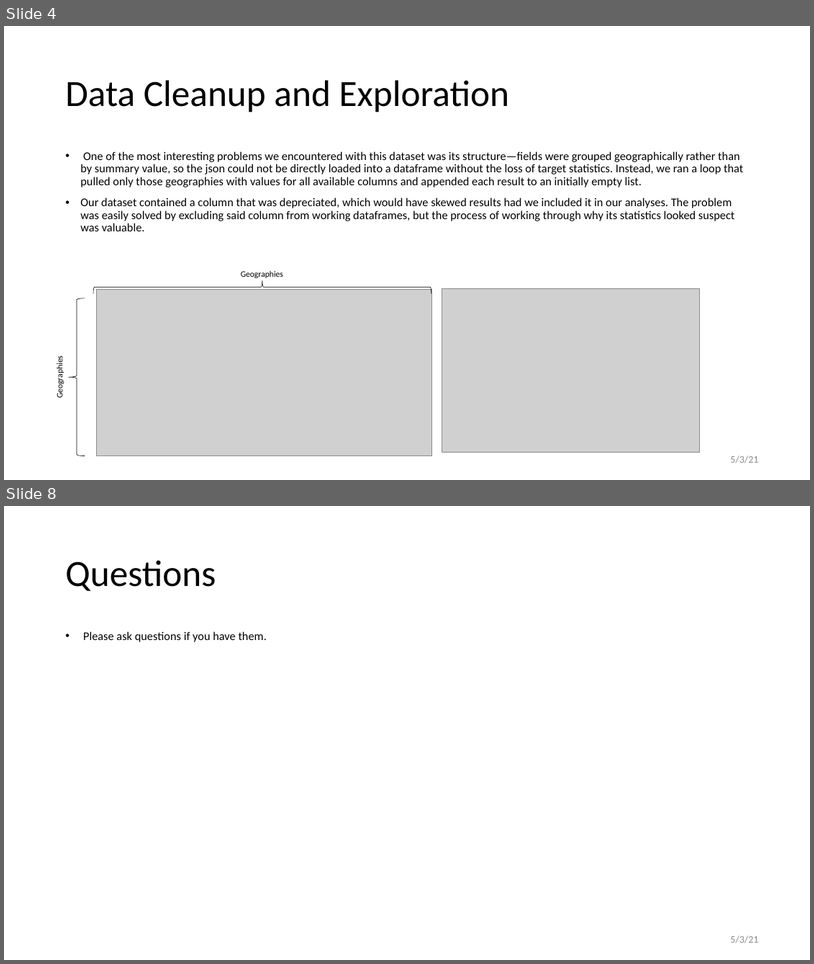
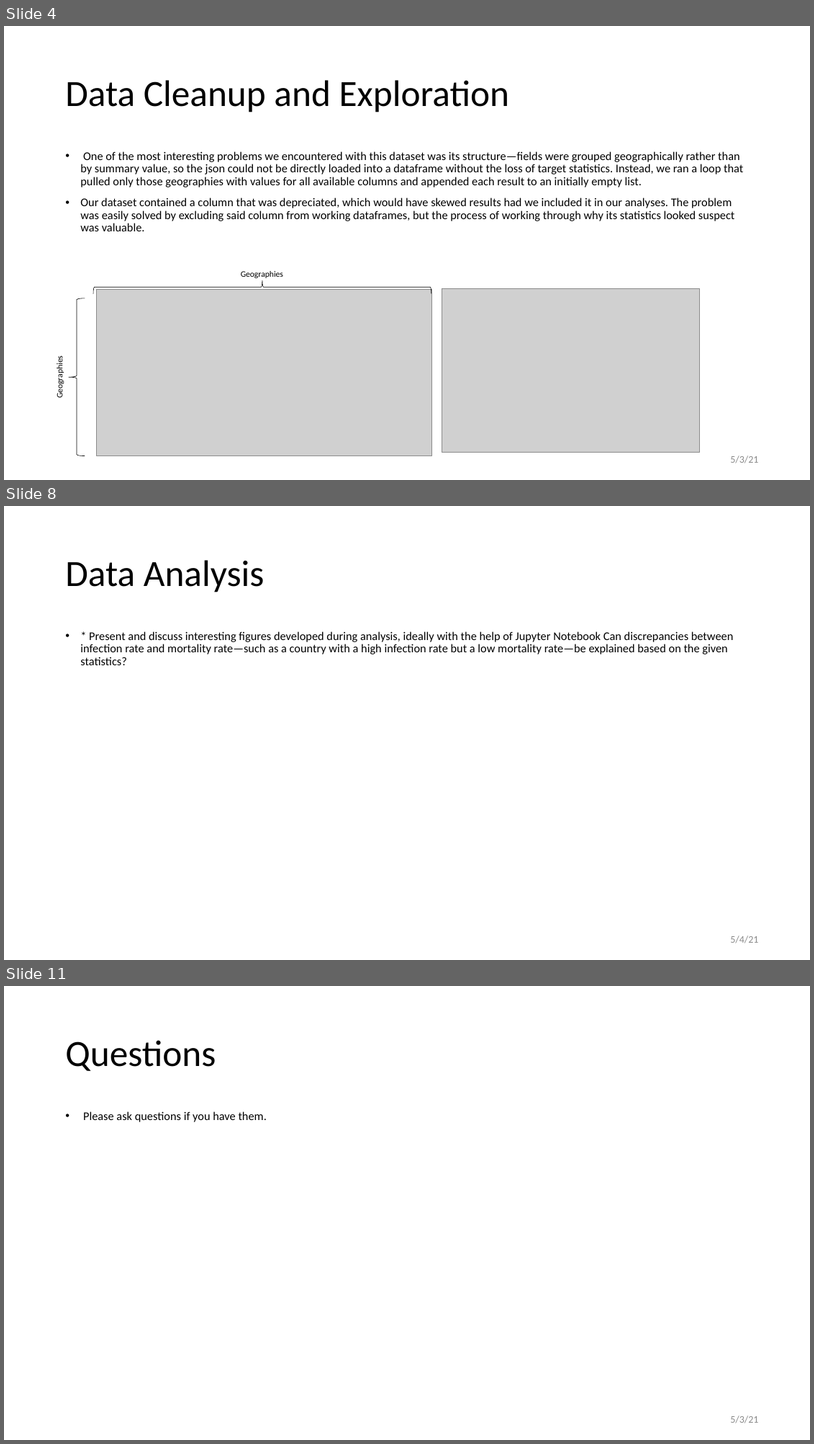
Before and after one commit to grantbot/Project-1, a slide deck: Presentation.pptx. Shown one above the other, each under a label of ours: slides 4 and 8 before the commit, slides 4, 8 and 11 after it; the slides between them are not shown. The pictures are 814x964 and 814x1444 pixels, drawn with LibreOffice and Linux fonts; fonts in the diff are those of the drawing; grey boxes stand for pictures; background and template pictures are left out. Boxes give left, top, right and bottom in pixels: in the first picture for what was removed or moved away, otherwise in the second. Text is boxed around its words. In the diff, an @@ line names an element or a change of style, - is before the commit and + after.

```diff
--- a/Presentation.pptx
+++ b/Presentation.pptx
@@ slide 8 added at [4,506,810,960], background #FFFFFF @@
@@ title added at [65,560,265,592], 44 pt, text #000000 @@
+Data Analysis
@@ text added at [80,631,734,665], 14 pt, text #000000 @@
+• * Present and discuss interesting figures developed during analysis, ideally with the help of Jupyter Notebook Can discrepancies between infection rate and mortality rate—such as a country with a high infection rate but a low mortality rate—be explained based on the given statistics?
@@ text added at [730,935,759,943], 12 pt, text #8C8C8C @@
+5/4/21
@@ what was slide 8 is now slide 11 @@
```
Also in this commit, not shown: 4 slides changed, 2 other slides added.
